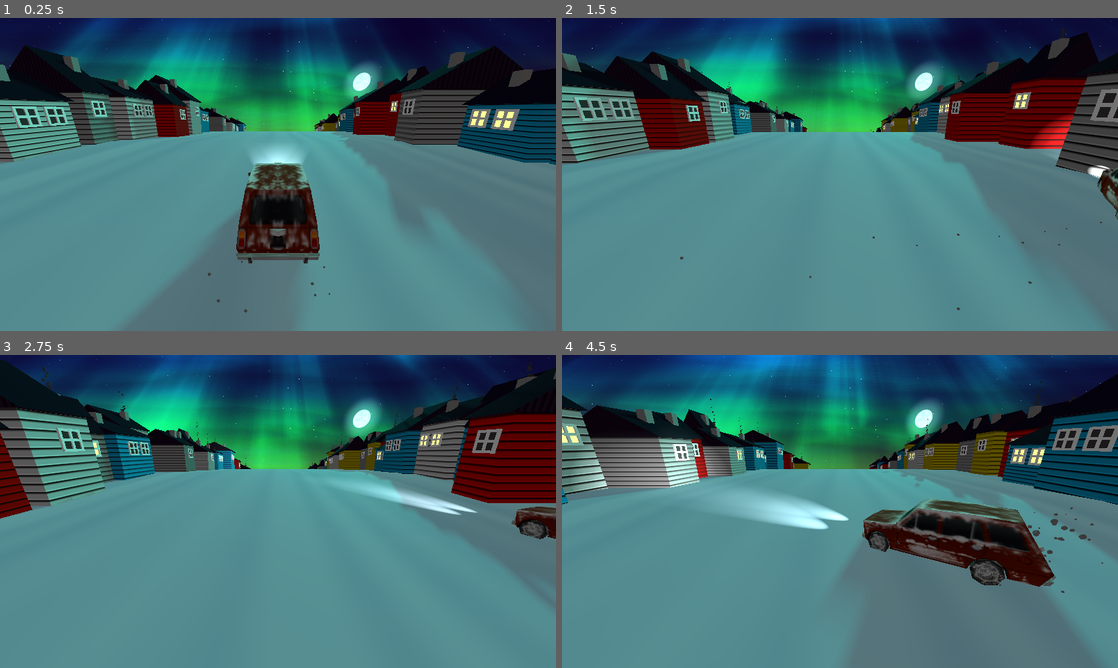
Above: before the commit, frames 1-4 (two rows, left to right).
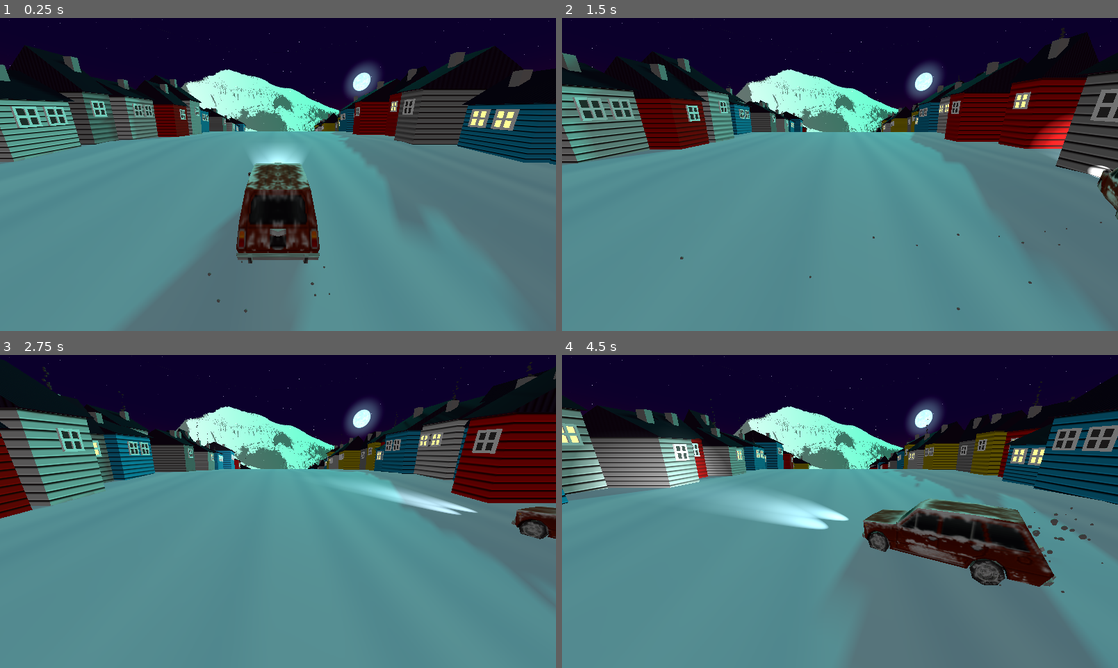
Above: after the commit, the same moments.

Repository: bjornarprytz/waves
Game: Godot game, scene res://main.tscn
The game is run twice, just before and just after one commit, with the same random seed, the same clock (stepped at 60 frames per second) and the same inputs.
Inputs:
- Up to frame 1 (0.25 s): no input
- Up to frame 2 (1.5 s): hold Right (steer_right) 0.53-1.28 s; hold A (steer_left) from 1.28 s (still down)
- Up to frame 3 (2.75 s): release A (steer_left) at 2.03 s; hold Right (steer_right) from 2.03 s (still down)
- Up to frame 4 (4.5 s): release Right (steer_right) at 3.53 s; hold A (steer_left) from 3.53 s (still down)

The runs differ from the first frame. In frame 1, 15% of the frame differs, in the area x 0-100%, y 0-37%; in frame 2, 16%; in frame 3, 18%; in frame 4, 21%.

Commit message:
Mountain background

Diff:
--- a/src/main.tscn
+++ b/src/main.tscn
@@ -1,13 +1,21 @@
-[gd_scene load_steps=9 format=3 uid="uid://cgrejd4v5ywd3"]
+[gd_scene load_steps=10 format=3 uid="uid://cgrejd4v5ywd3"]
 
 [ext_resource type="Script" uid="uid://b2lwj7ap00k72" path="res://main.gd" id="1_h2yge"]
 [ext_resource type="PackedScene" uid="uid://bccp5jxnm18cp" path="res://ground.tscn" id="2_0xm2m"]
+[ext_resource type="Texture2D" uid="uid://d2posvfofjoqg" path="res://assets/img/tromsdalstinden.png" id="3_7mycd"]
 [ext_resource type="PackedScene" uid="uid://dnlnc82km7nue" path="res://car.tscn" id="3_h2yge"]
 [ext_resource type="Shader" uid="uid://c8n24bpcms5uf" path="res://sky.gdshader" id="4_sky"]
 [ext_resource type="PackedScene" uid="uid://oyfamr18wj3p" path="res://aurora.tscn" id="5_aurora"]
 
 [sub_resource type="ShaderMaterial" id="ShaderMaterial_sky"]
 shader = ExtResource("4_sky")
+shader_parameter/background_texture = ExtResource("3_7mycd")
+shader_parameter/use_background_texture = true
+shader_parameter/background_blend = 1.0
+shader_parameter/background_height = 3.262000154945
+shader_parameter/background_width = 0.23000000766512
+shader_parameter/background_vertical_offset = 0.122000029545
+shader_parameter/background_horizontal_offset = -0.17758997761819995
 shader_parameter/horizon_color = Color(0.5061762, 0.039820664, 0.117097475, 1)
 shader_parameter/sky_color = Color(0.063, 0, 0.173, 1)
 shader_parameter/star_color = Color(1, 1, 1, 1)
@@ -16,6 +24,7 @@
 shader_parameter/star_brightness = 1.4470000687325
 shader_parameter/moon_position = Vector2(0.83, 0.185)
 shader_parameter/moon_size = 0.04300000134398
+shader_parameter/background_moonlight_intensity = 1.6460000781850002
 
 [sub_resource type="Sky" id="Sky_synth"]
 sky_material = SubResource("ShaderMaterial_sky")
@@ -47,6 +56,7 @@
 
 [node name="Aurora" parent="." instance=ExtResource("5_aurora")]
 transform = Transform3D(1000.00006, 0, 0, 0, 65.23367, 75.79295, 0, -75.79295, 65.23367, 0, 35.249466, -167.2198)
+visible = false
 
 [node name="CanvasLayer" type="CanvasLayer" parent="."]
 
--- a/src/sky.gdshader
+++ b/src/sky.gdshader
@@ -1,4 +1,12 @@
 shader_type sky;
+
+uniform sampler2D background_texture : filter_linear;
+uniform bool use_background_texture = false;
+uniform float background_blend : hint_range(0.0, 1.0) = 1.0;
+uniform float background_height : hint_range(0.0, 5.0) = 0.3; // How far up the texture extends
+uniform float background_width : hint_range(0.1, 1.0) = 0.3; // How much of the horizon it covers (0-1)
+uniform float background_vertical_offset : hint_range(-0.5, 0.5) = 0.05; // Vertical position adjustment
+uniform float background_horizontal_offset : hint_range(-3.14159, 3.14159) = 0.0; // Horizontal position adjustment in radians
 
 uniform vec3 horizon_color : source_color = vec3(0.545, 0.0, 1.0);
 uniform vec3 sky_color : source_color = vec3(0.063, 0.0, 0.173);
@@ -9,6 +17,7 @@
 uniform float star_brightness : hint_range(0.0, 2.0) = 1.0;
 uniform vec2 moon_position = vec2(0.7, 0.6); // azimuth (0-1), elevation (-1 to 1)
 uniform float moon_size : hint_range(0.01, 0.2) = 0.05;
+uniform float background_moonlight_intensity : hint_range(0.0, 2.0) = 0.5; // How much moonlight affects the background texture
 
 // Simple hash function for pseudo-random values
 float hash(vec2 p) {
@@ -75,6 +84,57 @@
     float horizon_blend = smoothstep(-0.3, 0.3, elevation);
     vec3 base_sky = mix(horizon_color, sky_color, horizon_blend);
 
+    // Calculate moon direction early (needed for moonlight on background)
+    float moon_azimuth_rad = moon_position.x * 2.0 * PI;
+    float moon_elevation_rad = moon_position.y * PI * 0.5;
+    vec3 moon_dir = normalize(vec3(
+        cos(moon_elevation_rad) * cos(moon_azimuth_rad),
+        sin(moon_elevation_rad),
+        cos(moon_elevation_rad) * sin(moon_azimuth_rad)
+    ));
+
+    // Track if we rendered the background texture
+    bool texture_was_rendered = false;
+
+    // Optionally blend with background texture (only at horizon)
+    if (use_background_texture) {
+        // Simple approach: map view direction to texture coordinates
+        // Calculate angle from -z axis with horizontal offset
+        float angle = atan(dir.x, -dir.z) - background_horizontal_offset;
+
+        // Only show texture in a narrow horizontal band near horizon
+        // and within a limited angular range
+        if (abs(angle) < background_width * PI &&
+            elevation > background_vertical_offset - background_height * 0.1 &&
+            elevation < background_vertical_offset + background_height * 0.1) {
+
+            // Map to texture coordinates
+            float u = (angle / (background_width * PI)) * 0.5 + 0.5;
+            float v = 1.0 - ((elevation - background_vertical_offset) / (background_height * 0.2) + 0.5);
+            v = clamp(v, 0.0, 1.0);
+
+            vec4 tex = texture(background_texture, vec2(u, v));
+
+            // Apply moonlight to the texture before blending
+            if (tex.a > 0.001) {
+                texture_was_rendered = true;
+
+                // Calculate moonlight on this part of the texture
+                float moonlight_factor = max(0.0, dot(normalize(dir), moon_dir));
+                moonlight_factor = pow(moonlight_factor, 2.0);
+
+                // Tint the texture with moonlight, affecting brighter areas more
+                // Use the texture brightness to determine how much tint to apply
+                float tex_brightness = (tex.r + tex.g + tex.b) / 3.0;
+                vec3 moonlight_tint = mix(vec3(1.0), moon_color, moonlight_factor * background_moonlight_intensity);
+                vec3 lit_texture = tex.rgb * moonlight_tint;
+
+                // Blend lit texture with sky
+                base_sky = mix(base_sky, lit_texture, tex.a);
+            }
+        }
+    }
+
     // Stars (only in upper hemisphere)
     float star_mask = smoothstep(-0.1, 0.3, elevation);
     // Use direct spherical coordinates without tiling to keep stars fixed
@@ -82,17 +142,9 @@
     float star_field = stars(star_uv, star_density) * star_mask * star_brightness;
     vec3 final_sky = base_sky + star_color * star_field;
 
-    // Moon - convert moon position to 3D direction
-    float moon_azimuth_rad = moon_position.x * 2.0 * PI;
-    float moon_elevation_rad = moon_position.y * PI * 0.5;
-    vec3 moon_dir = vec3(
-        cos(moon_elevation_rad) * cos(moon_azimuth_rad),
-        sin(moon_elevation_rad),
-        cos(moon_elevation_rad) * sin(moon_azimuth_rad)
-    );
-
+    // Moon rendering (direction already calculated above)
     // Calculate angular distance using dot product
-    float angular_dist = acos(clamp(dot(normalize(dir), normalize(moon_dir)), -1.0, 1.0));
+    float angular_dist = acos(clamp(dot(normalize(dir), moon_dir), -1.0, 1.0));
 
     // Moon disc with soft edge
     float moon_disc = smoothstep(moon_size, moon_size * 0.9, angular_dist);
Binary file added: src/assets/img/tromsdalstinden.png
Not shown, added: src/assets/img/tromsdalstinden.png.import
